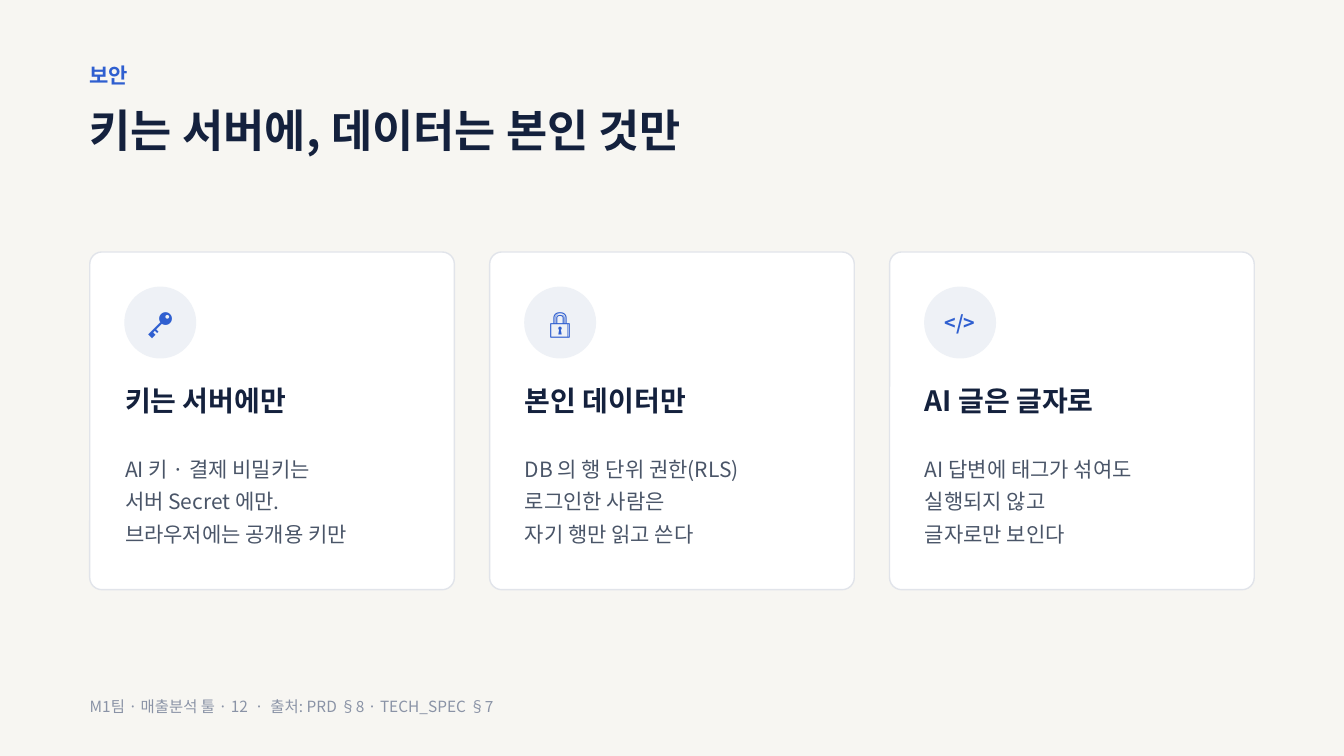
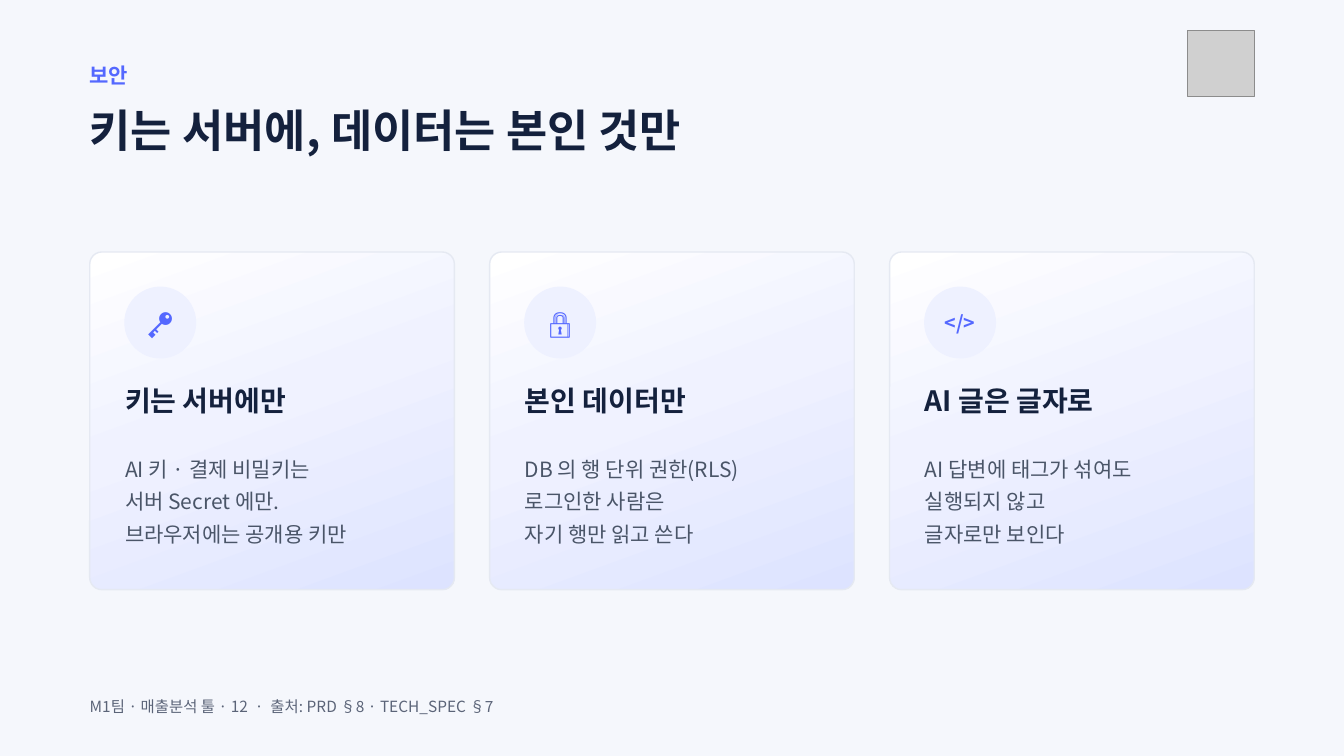
Before and after one commit to ctaleez51-art/sales-analysis, a slide deck: slide 12 of docs/presentation/M1_presentation_draft_v0.1.pptx. Drawn at 1344x756 pixels with LibreOffice and Linux fonts; fonts in the diff are those of the drawing; grey boxes stand for pictures. Boxes give left, top, right and bottom in pixels: in the first picture for what was removed or moved away, otherwise in the second. Text is boxed around its words. In the diff, an @@ line names an element or a change of style, - is before the commit and + after.

```diff
--- a/docs/presentation/M1_presentation_draft_v0.1.pptx
+++ b/docs/presentation/M1_presentation_draft_v0.1.pptx
@@ background #F7F6F2 to #F5F7FC @@
@@ picture added at bbox=[1188, 30, 1254, 97] @@
@@ fill #FFFFFF to gradient #FFFFFF to #F0F2FF to #DDE3FF; outline #E1E4EA 1 pt to #E5E9F2 1 pt in 3 elements at bbox=[90, 252, 455, 590], bbox=[490, 252, 855, 590], bbox=[890, 252, 1255, 590] @@
@@ text colour #2F5FD0 to #5468FF in 4 elements at bbox=[90, 65, 129, 85], bbox=[125, 287, 196, 358], bbox=[525, 287, 596, 358], bbox=[926, 287, 996, 358] @@
@@ fill #EEF1F6 to #EEF1FF; outline #EEF1F6 1 pt to #EEF1FF 1 pt in 3 elements at bbox=[125, 287, 196, 358], bbox=[525, 287, 596, 358], bbox=[926, 287, 996, 358] @@
@@ text "M1팀 · 매출분석 툴 · ..." at bbox=[90, 699, 494, 714]: text colour #8A93A6 to #5B6478 @@
```
Also in this commit, not shown: 13 other slides changed, 3 other files.
